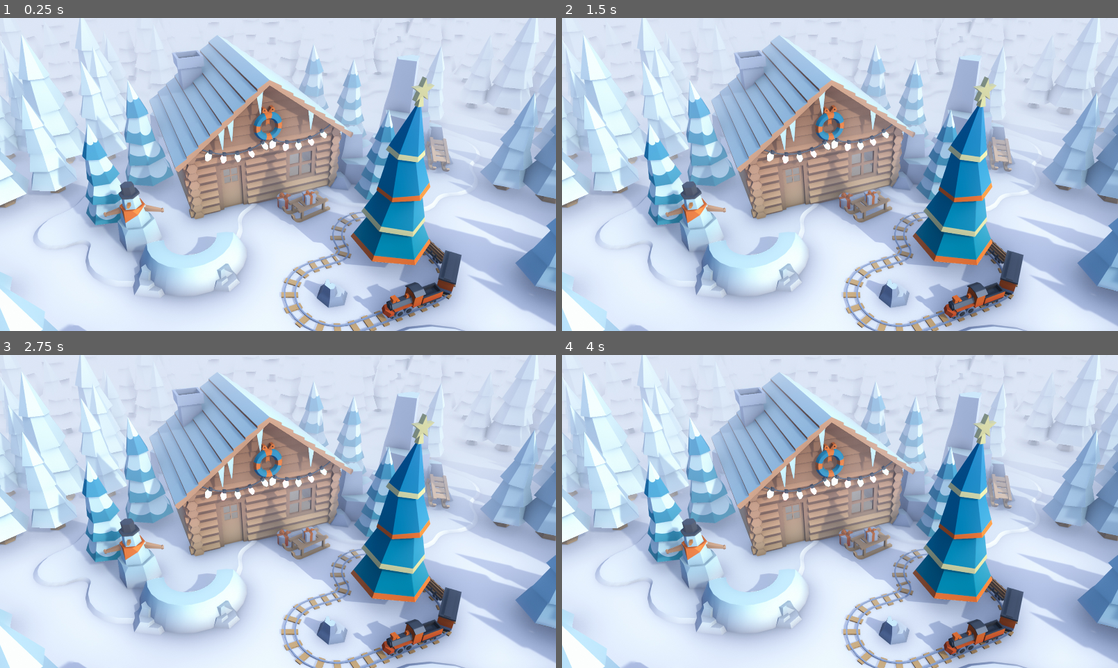
Above: before the commit, frames 1-4 (two rows, left to right).
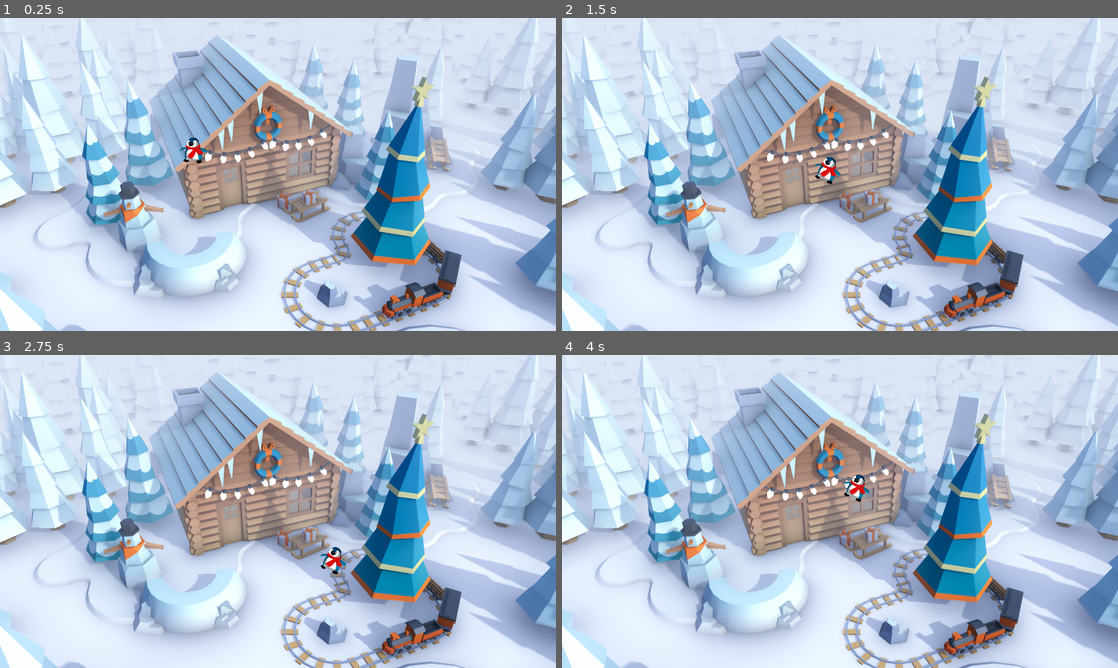
Above: after the commit, the same moments.

Repository: davnotdev/David-Performance-Task-Final
Game: Godot game, scene res://world.tscn
The game is run twice, just before and just after one commit, with the same random seed, the same clock (stepped at 60 frames per second) and the same inputs.
Inputs:
- Up to frame 1 (0.25 s): no input
- Up to frame 2 (1.5 s): tap Enter at 0.5 s; hold Right (move_right, bound only after the commit) 0.53-1.28 s; hold Down (move_down, bound only after the commit) from 1.28 s (still down)
- Up to frame 3 (2.75 s): release Down (move_down, bound only after the commit) at 2.03 s; hold Right (move_right, bound only after the commit) from 2.03 s (still down)
- Up to frame 4 (4 s): release Right (move_right, bound only after the commit) at 2.78 s; hold Up (move_up, bound only after the commit) 2.78-3.53 s; hold Left (move_left, bound only after the commit) from 3.53 s (still down)

The runs differ from the first frame. In frame 1, 0.2% of the frame differs, in the area x 32-38%, y 38-47%; in frame 2, 0.2%; in frame 3, 0.2%, in the area x 57-63%, y 61-70%; in frame 4, 0.2%.

Commit message:
Player scene complete

Diff:
--- /dev/null
+++ b/player.gd
@@ -0,0 +1,29 @@
+extends Area2D
+
+
+@export var speed = 200;
+var move_ticks = 0;
+
+
+func _process(delta):
+	# Move!
+	var velocity = Vector2.ZERO
+
+	if Input.is_action_pressed("move_up"):
+		velocity.y -= 1
+	if Input.is_action_pressed("move_down"):
+		velocity.y += 1
+	if Input.is_action_pressed("move_left"):
+		velocity.x -= 1
+	if Input.is_action_pressed("move_right"):
+		velocity.x += 1
+
+	position += velocity.normalized() * speed * delta
+
+	# Wobble!
+	if velocity.length() > 0:
+		move_ticks += 1;
+		rotation = sin(move_ticks / 4.0) / 3.0
+	else:
+		move_ticks = 0
+		rotation = 0
--- /dev/null
+++ b/player.tscn
@@ -0,0 +1,18 @@
+[gd_scene load_steps=4 format=3 uid="uid://bfpfp1mxmm5a7"]
+
+[ext_resource type="Script" path="res://player.gd" id="1_4bxti"]
+[ext_resource type="Texture2D" uid="uid://vs551jdj25r0" path="res://assets/player.png" id="1_ikixi"]
+
+[sub_resource type="RectangleShape2D" id="RectangleShape2D_digjw"]
+size = Vector2(37, 49)
+
+[node name="Player" type="Area2D"]
+script = ExtResource("1_4bxti")
+
+[node name="CollisionShape2D" type="CollisionShape2D" parent="."]
+position = Vector2(-1.5, 0.5)
+shape = SubResource("RectangleShape2D_digjw")
+
+[node name="Sprite2D" type="Sprite2D" parent="."]
+scale = Vector2(0.2, 0.2)
+texture = ExtResource("1_ikixi")
--- a/project.godot
+++ b/project.godot
@@ -17,3 +17,30 @@
 [display]
 
 window/stretch/mode="canvas_items"
+
+[input]
+
+move_up={
+"deadzone": 0.5,
+"events": [Object(InputEventKey,"resource_local_to_scene":false,"resource_name":"","device":0,"window_id":0,"alt_pressed":false,"shift_pressed":false,"ctrl_pressed":false,"meta_pressed":false,"pressed":false,"keycode":0,"physical_keycode":4194320,"key_label":0,"unicode":0,"echo":false,"script":null)
+, Object(InputEventKey,"resource_local_to_scene":false,"resource_name":"","device":0,"window_id":0,"alt_pressed":false,"shift_pressed":false,"ctrl_pressed":false,"meta_pressed":false,"pressed":false,"keycode":0,"physical_keycode":87,"key_label":0,"unicode":0,"echo":false,"script":null)
+]
+}
+move_down={
+"deadzone": 0.5,
+"events": [Object(InputEventKey,"resource_local_to_scene":false,"resource_name":"","device":0,"window_id":0,"alt_pressed":false,"shift_pressed":false,"ctrl_pressed":false,"meta_pressed":false,"pressed":false,"keycode":0,"physical_keycode":4194322,"key_label":0,"unicode":0,"echo":false,"script":null)
+, Object(InputEventKey,"resource_local_to_scene":false,"resource_name":"","device":0,"window_id":0,"alt_pressed":false,"shift_pressed":false,"ctrl_pressed":false,"meta_pressed":false,"pressed":false,"keycode":0,"physical_keycode":83,"key_label":0,"unicode":0,"echo":false,"script":null)
+]
+}
+move_left={
+"deadzone": 0.5,
+"events": [Object(InputEventKey,"resource_local_to_scene":false,"resource_name":"","device":0,"window_id":0,"alt_pressed":false,"shift_pressed":false,"ctrl_pressed":false,"meta_pressed":false,"pressed":false,"keycode":0,"physical_keycode":4194319,"key_label":0,"unicode":0,"echo":false,"script":null)
+, Object(InputEventKey,"resource_local_to_scene":false,"resource_name":"","device":0,"window_id":0,"alt_pressed":false,"shift_pressed":false,"ctrl_pressed":false,"meta_pressed":false,"pressed":false,"keycode":0,"physical_keycode":65,"key_label":0,"unicode":0,"echo":false,"script":null)
+]
+}
+move_right={
+"deadzone": 0.5,
+"events": [Object(InputEventKey,"resource_local_to_scene":false,"resource_name":"","device":0,"window_id":0,"alt_pressed":false,"shift_pressed":false,"ctrl_pressed":false,"meta_pressed":false,"pressed":false,"keycode":0,"physical_keycode":4194321,"key_label":0,"unicode":0,"echo":false,"script":null)
+, Object(InputEventKey,"resource_local_to_scene":false,"resource_name":"","device":0,"window_id":0,"alt_pressed":false,"shift_pressed":false,"ctrl_pressed":false,"meta_pressed":false,"pressed":false,"keycode":0,"physical_keycode":68,"key_label":0,"unicode":0,"echo":false,"script":null)
+]
+}
--- a/world.tscn
+++ b/world.tscn
@@ -1,6 +1,7 @@
-[gd_scene load_steps=2 format=3 uid="uid://duemjd0qhekrw"]
+[gd_scene load_steps=3 format=3 uid="uid://duemjd0qhekrw"]
 
 [ext_resource type="Texture2D" uid="uid://bwmny50vdxvr1" path="res://assets/wallpaperCabin.jpg" id="1_85gfb"]
+[ext_resource type="PackedScene" uid="uid://bfpfp1mxmm5a7" path="res://player.tscn" id="2_fcln3"]
 
 [node name="World" type="Node2D"]
 
@@ -8,3 +9,6 @@
 scale = Vector2(0.61, 0.61)
 texture = ExtResource("1_85gfb")
 centered = false
+
+[node name="Player" parent="." instance=ExtResource("2_fcln3")]
+position = Vector2(401, 274)
